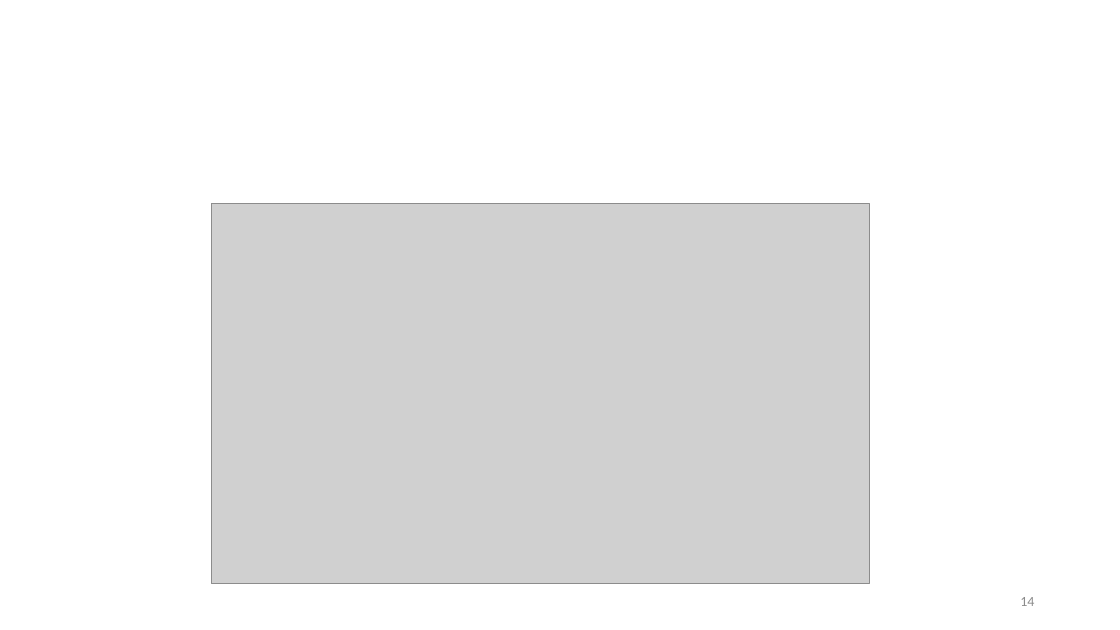
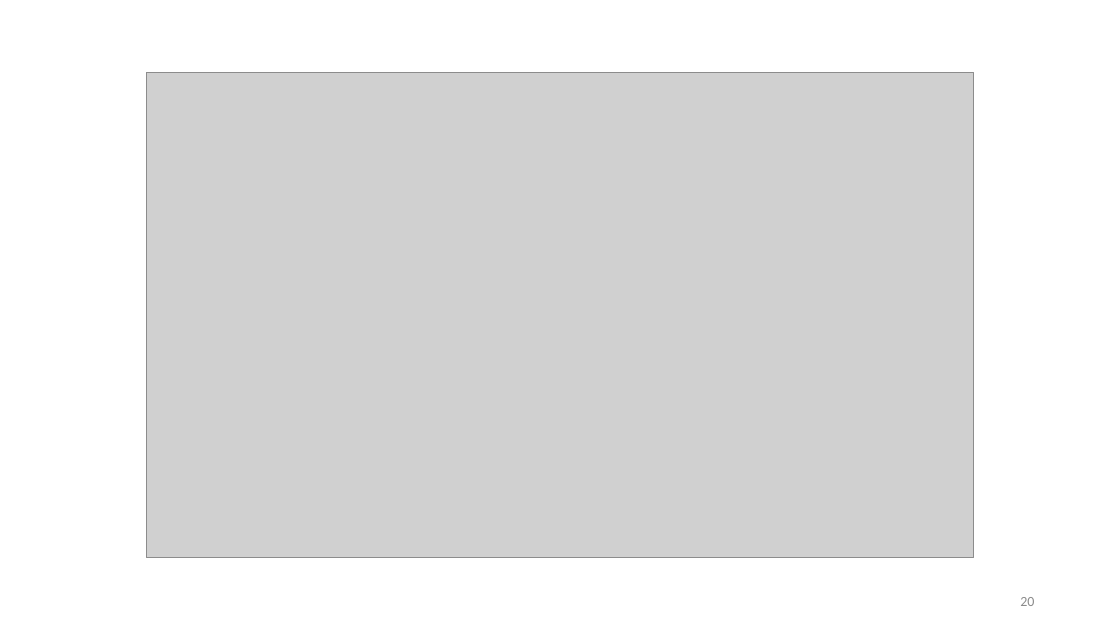
Before and after one commit to antoniovfonseca/compare-time-series, a slide deck: slide 20 of presentations/PIEzoomed_meeting_nov6.pptx (slide 14 before the commit). Drawn at 1120x630 pixels with LibreOffice and Linux fonts; fonts in the diff are those of the drawing; grey boxes stand for pictures. Boxes give left, top, right and bottom in pixels: in the first picture for what was removed or moved away, otherwise in the second. Text is boxed around its words. In the diff, an @@ line names an element or a change of style, - is before the commit and + after.

```diff
--- a/presentations/PIEzoomed_meeting_nov6.pptx
+++ b/presentations/PIEzoomed_meeting_nov6.pptx
@@ picture: place and size @@
-picture at (211,203,869,584)
+picture at (146,72,974,558)
@@ page number at (1020,597,1034,606): text changed @@
-14
+20
```
Also in this commit, not shown: 3 other slides changed, 8 slides added, 2 slides removed.
